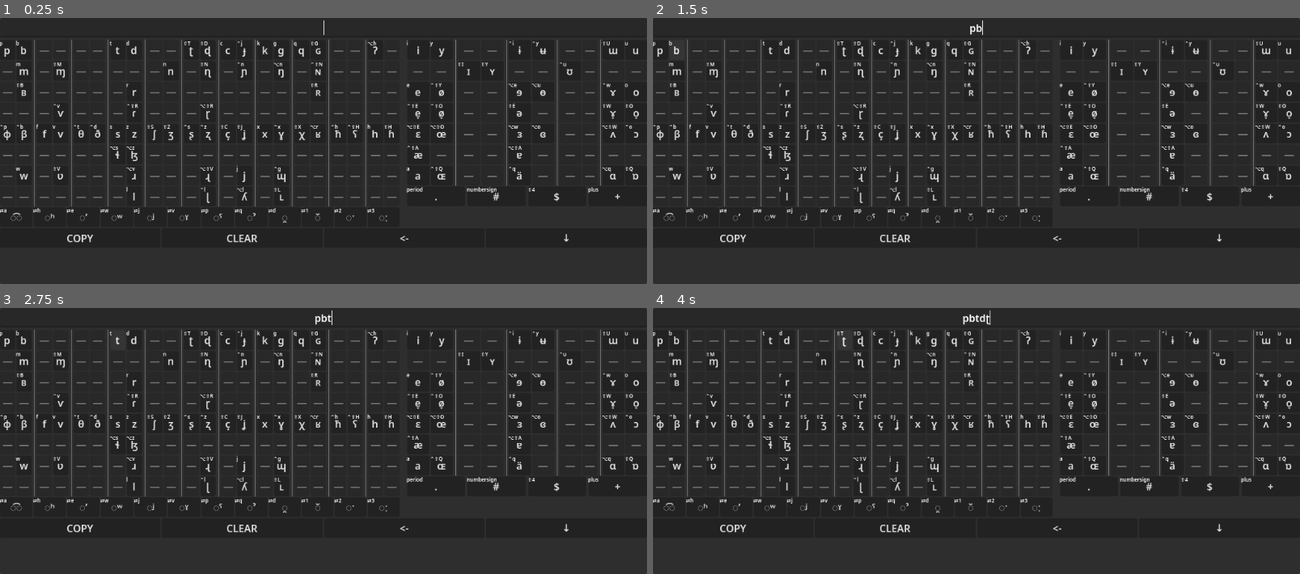
Above: before the commit, frames 1-4 (two rows, left to right).
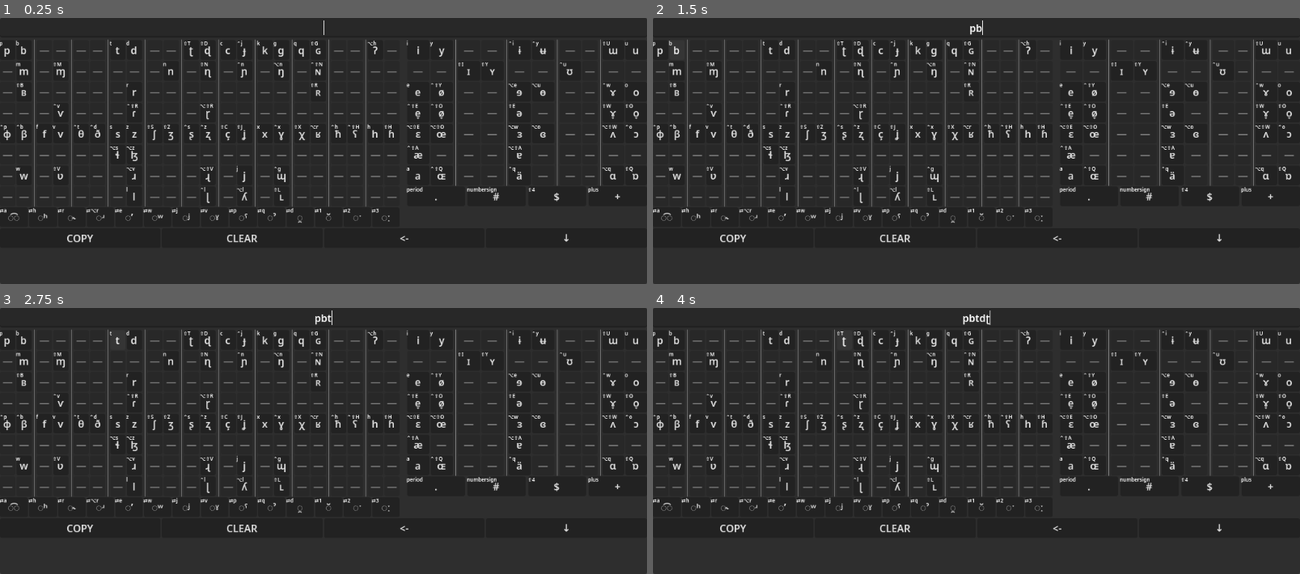
Above: after the commit, the same moments.

Repository: SeraKatha/ipa-keyboard
Game: Godot game, scene res://main.tscn
Same seed, same stepped clock (60 frames per second), same inputs: the game is played once before the commit and once after it.
Inputs:
- Up to frame 1 (0.25 s): no input
- Up to frame 2 (1.5 s): click "p" at 0.5 s; click "b" at 1.25 s
- Up to frame 3 (2.75 s): click "t" at 2 s
- Up to frame 4 (4 s): click "d" at 2.75 s; click "ʈ" at 3.5 s

The runs differ from the first frame. In frame 1, 0.6% of the frame differs, in the area x 1-61%, y 71-78%; in frame 2, 0.6%; in frame 3, 0.6%; in frame 4, 0.6%.

Commit message:
Added rhotic modifiers: hook and turned r

Diff:
--- a/keyboard/keypads/modifier_pad.gd
+++ b/keyboard/keypads/modifier_pad.gd
@@ -20,13 +20,18 @@
 
 
 func _toggle_if(button : Button, event : InputEvent, action : String):
-	if InputMap.has_action(action) and event.is_action_pressed(action, true):
+	if InputMap.has_action(action) and event.is_action_pressed(action, false, true):
 		button.button_pressed = !button.button_pressed
 
 
+@onready var _affricative: Button = %Affricative
+
 @onready var _aspirated: Button = %Aspirated
+@onready var _rhotic_hook: Button = %RhoticHook
+@onready var _rhotic_superscript: Button = %RhoticSuperscript
+
 @onready var _ejective: Button = %Ejective
-@onready var _affricative: Button = %Affricative
+
 @onready var _labialized: Button = %Labialized
 @onready var _palatalized: Button = %Palatalized
 @onready var _velarized: Button = %Velarized
@@ -43,6 +48,8 @@
 	_affricative.set_hint("ipa_modifier_affricative")
 	_aspirated.set_hint("ipa_modifier_aspirated")
 	_ejective.set_hint("ipa_modifier_ejective")
+	_rhotic_hook.set_hint("ipa_modifier_rhotic_hook")
+	_rhotic_superscript.set_hint("ipa_modifier_rhotic_superscript")
 	_labialized.set_hint("ipa_modifier_labialized")
 	_palatalized.set_hint("ipa_modifier_palatalized")
 	_velarized.set_hint("ipa_modifier_velarized")
@@ -56,34 +63,38 @@
 
 func apply(sound: String) -> void:
 	if not _modifier_select:
-		sound = _apply_if(_affricative,       sound, "%s\u0361")
-		sound = _apply_if(_aspirated,         sound, "%s\u02B0")
-		sound = _apply_if(_ejective,          sound, "%s\u02BC")
-		sound = _apply_if(_labialized,        sound, "%s\u02B7")
-		sound = _apply_if(_palatalized,       sound, "%s\u02B2")
-		sound = _apply_if(_velarized,         sound, "%s\u02E0")
-		sound = _apply_if(_pharyngealized,    sound, "%s\u02E4")
-		sound = _apply_if(_glottalized,       sound, "%s\u02C0")
-		sound = _apply_if(_diphthong,         sound, "%s\u032F")
-		sound = _apply_if(_long_vowel,        sound, "%s\u02D0")
-		sound = _apply_if(_half_long_vowel,   sound, "%s\u02D1")
-		sound = _apply_if(_extra_short_vowel, sound, "%s\u0306")
+		sound = _apply_if(_affricative,        sound, "%s\u0361")
+		sound = _apply_if(_aspirated,          sound, "%s\u02B0")
+		sound = _apply_if(_rhotic_hook,        sound, "%s\u02DE")
+		sound = _apply_if(_rhotic_superscript, sound, "%s\u02B4")
+		sound = _apply_if(_ejective,           sound, "%s\u02BC")
+		sound = _apply_if(_labialized,         sound, "%s\u02B7")
+		sound = _apply_if(_palatalized,        sound, "%s\u02B2")
+		sound = _apply_if(_velarized,          sound, "%s\u02E0")
+		sound = _apply_if(_pharyngealized,     sound, "%s\u02E4")
+		sound = _apply_if(_glottalized,        sound, "%s\u02C0")
+		sound = _apply_if(_diphthong,          sound, "%s\u032F")
+		sound = _apply_if(_long_vowel,         sound, "%s\u02D0")
+		sound = _apply_if(_half_long_vowel,    sound, "%s\u02D1")
+		sound = _apply_if(_extra_short_vowel,  sound, "%s\u0306")
 		_emit_typed(sound)
 
 
 func _handle_modifier_select(event: InputEvent) -> void:
-	_toggle_if(_affricative,       event, "ipa_modifier_affricative")
-	_toggle_if(_aspirated,         event, "ipa_modifier_aspirated")
-	_toggle_if(_ejective,          event, "ipa_modifier_ejective")
-	_toggle_if(_labialized,        event, "ipa_modifier_labialized")
-	_toggle_if(_palatalized,       event, "ipa_modifier_palatalized")
-	_toggle_if(_velarized,         event, "ipa_modifier_velarized")
-	_toggle_if(_pharyngealized,    event, "ipa_modifier_pharyngealized")
-	_toggle_if(_glottalized,       event, "ipa_modifier_glottalized")
-	_toggle_if(_diphthong,         event, "ipa_modifier_diphthong")
-	_toggle_if(_long_vowel,        event, "ipa_modifier_long_vowel")
-	_toggle_if(_half_long_vowel,   event, "ipa_modifier_half_long_vowel")
-	_toggle_if(_extra_short_vowel, event, "ipa_modifier_extra_short_vowel")
+	_toggle_if(_affricative,        event, "ipa_modifier_affricative")
+	_toggle_if(_aspirated,          event, "ipa_modifier_aspirated")
+	_toggle_if(_ejective,           event, "ipa_modifier_ejective")
+	_toggle_if(_rhotic_hook,        event, "ipa_modifier_rhotic_hook")
+	_toggle_if(_rhotic_superscript, event, "ipa_modifier_rhotic_superscript")
+	_toggle_if(_labialized,         event, "ipa_modifier_labialized")
+	_toggle_if(_palatalized,        event, "ipa_modifier_palatalized")
+	_toggle_if(_velarized,          event, "ipa_modifier_velarized")
+	_toggle_if(_pharyngealized,     event, "ipa_modifier_pharyngealized")
+	_toggle_if(_glottalized,        event, "ipa_modifier_glottalized")
+	_toggle_if(_diphthong,          event, "ipa_modifier_diphthong")
+	_toggle_if(_long_vowel,         event, "ipa_modifier_long_vowel")
+	_toggle_if(_half_long_vowel,    event, "ipa_modifier_half_long_vowel")
+	_toggle_if(_extra_short_vowel,  event, "ipa_modifier_extra_short_vowel")
 
 
 func _process(_delta: float) -> void:
--- a/keyboard/keypads/modifier_pad.tscn
+++ b/keyboard/keypads/modifier_pad.tscn
@@ -18,7 +18,7 @@
 layout_mode = 2
 theme_override_constants/h_separation = 2
 theme_override_constants/v_separation = 2
-columns = 12
+columns = 14
 
 [node name="Affricative" parent="GridContainer" unique_id=1316158150 instance=ExtResource("3_uct01")]
 unique_name_in_owner = true
@@ -29,6 +29,16 @@
 unique_name_in_owner = true
 layout_mode = 2
 text = "◌ʰ"
+
+[node name="RhoticHook" parent="GridContainer" unique_id=913849040 instance=ExtResource("3_uct01")]
+unique_name_in_owner = true
+layout_mode = 2
+text = "◌˞"
+
+[node name="RhoticSuperscript" parent="GridContainer" unique_id=1925743945 instance=ExtResource("3_uct01")]
+unique_name_in_owner = true
+layout_mode = 2
+text = "◌ʴ"
 
 [node name="Ejective" parent="GridContainer" unique_id=1618170759 instance=ExtResource("3_uct01")]
 unique_name_in_owner = true
--- /dev/null
+++ b/keyboard/keys/basic_key.gd
@@ -0,0 +1,12 @@
+@abstract class_name BasicKey extends Button
+
+
+func input_event_with_modifiert_to_string(input_event : InputEventWithModifiers) -> String:
+	var hint := OS.get_keycode_string(input_event.keycode).to_lower()
+	if input_event.shift_pressed:
+		hint = "⇧%s" % hint.to_upper()
+	if input_event.alt_pressed:
+		hint = "⌥%s" % hint
+	if input_event.ctrl_pressed:
+		hint = "⌃%s" % hint
+	return hint
--- a/keyboard/keys/modifier_key.gd
+++ b/keyboard/keys/modifier_key.gd
@@ -1,8 +1,7 @@
-extends Button
+extends BasicKey
 
 @onready var _keyboard_hint: Label = %KeyboardHint
 
 func set_hint(action : String) -> void:
 	var input_action = InputMap.action_get_events(action)[0]
-	var hint = "⇄%s" % OS.get_keycode_string(input_action.keycode).to_lower()
-	_keyboard_hint.text = hint
+	_keyboard_hint.text = "⇄%s" % input_event_with_modifiert_to_string(input_action)
--- a/keyboard/keys/sound_key.gd
+++ b/keyboard/keys/sound_key.gd
@@ -1,4 +1,4 @@
-extends Button
+extends BasicKey
 
 @onready var _keyboard_hint: Label = %KeyboardHint
 var _action : String;
@@ -11,16 +11,9 @@
 
 
 func _generate_keyboard_hint(sound : BasicKeyPad.Sound) -> String:
-	var primary_input_action = sound.get_primary_event()
+	var primary_input_action := sound.get_primary_event()
 	if primary_input_action:
-		var hint = OS.get_keycode_string(primary_input_action.keycode).to_lower()
-		if primary_input_action.shift_pressed:
-			hint = "⇧%s" % hint.to_upper()
-		if primary_input_action.alt_pressed:
-			hint = "⌥%s" % hint
-		if primary_input_action.ctrl_pressed:
-			hint = "⌃%s" % hint
-		return hint
+		return input_event_with_modifiert_to_string(primary_input_action)
 	else:
 		return ""
 
--- a/project.godot
+++ b/project.godot
@@ -616,6 +616,16 @@
 "events": [Object(InputEventKey,"resource_local_to_scene":false,"resource_name":"","device":-1,"window_id":0,"alt_press …(191 unchanged characters)…
 ]
 }
+ipa_modifier_rhotic_hook={
+"deadzone": 0.2,
+"events": [Object(InputEventKey,"resource_local_to_scene":false,"resource_name":"","device":-1,"window_id":0,"alt_pressed":false,"shift_pressed":false,"ctrl_pressed":false,"meta_pressed":false,"pressed":false,"keycode":82,"physical_keycode":0,"key_label":0,"unicode":114,"location":0,"echo":false,"script":null)
+]
+}
+ipa_modifier_rhotic_superscript={
+"deadzone": 0.2,
+"events": [Object(InputEventKey,"resource_local_to_scene":false,"resource_name":"","device":-1,"window_id":0,"alt_pressed":true,"shift_pressed":false,"ctrl_pressed":false,"meta_pressed":false,"pressed":false,"keycode":82,"physical_keycode":0,"key_label":0,"unicode":82,"location":0,"echo":false,"script":null)
+]
+}
 
 [input_devices]
 
Not shown, added: keyboard/keys/basic_key.gd.uid
